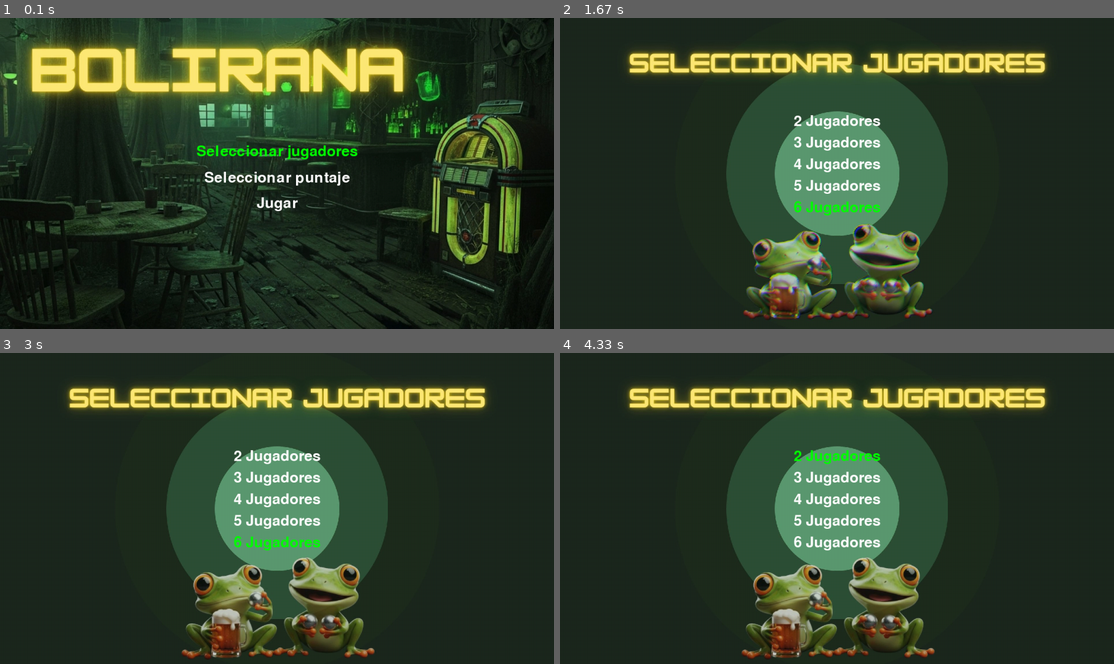
Above: before the commit, frames 1-4 (two rows, left to right).
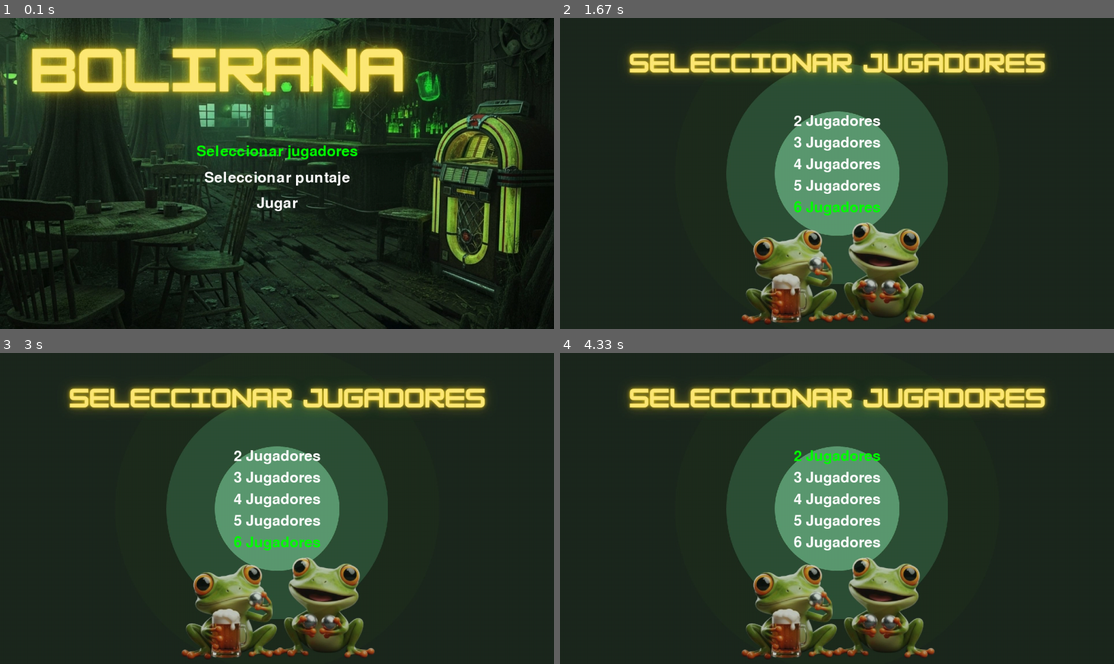
Above: after the commit, the same moments.

Repository: Carclox/bolirana
Game: pygame game, started from game/game.py
Two runs of this game, one before a commit and one after it. Both use one fixed random seed, a clock stepped at 60 frames per second and the inputs below.
Inputs:
- Up to frame 1 (0.1 s): no input
- Up to frame 2 (1.67 s): tap Enter at 0.33 s; hold Up 0.67-1.13 s; hold Down 1.17-1.47 s; hold Up from 1.5 s (still down)
- Up to frame 3 (3 s): release Up at 1.87 s; hold Down 1.9-2.27 s; hold Up 2.3-2.6 s; hold Down 2.63-2.93 s; hold Up from 2.97 s (still down)
- Up to frame 4 (4.33 s): release Up at 3.33 s; hold Down 3.37-3.73 s; hold Up 3.77-4.07 s; hold Down from 4.1 s (still down)

The runs differ from the first frame. In frame 1, less than 0.1% of the frame differs, in the area x 1-2%, y 17-32%; in frame 2, 4.3%, in the area x 32-68%, y 65-99%; in frame 3, less than 0.1%; in frame 4, nothing differs.

Commit message:
actualizacion comentarios del juego

Diff:
--- a/game/game.py
+++ b/game/game.py
@@ -3,30 +3,12 @@
 import os
 
 # --- Función para manejar rutas de recursos en PyInstaller ---
-"""
-def resource_path(relative_path):
-
-    Obtiene la ruta absoluta a un recurso, funciona tanto en desarrollo como en PyInstaller.
-    PyInstaller crea una carpeta temporal y almacena su ruta en _MEIPASS.
-    Esto se hace con objetivo de crear un archivo ejecutable en caso de que se requiera.
-
-    try:
-        # Intenta obtener la ruta base de PyInstaller
-        base_path = sys._MEIPASS
-    except AttributeError:
-        # Si no se está ejecutando desde PyInstaller, usa la ruta actual del script
-        base_path = os.path.abspath(".")
-    # Une la ruta base con la ruta relativa del recurso
-    return os.path.join(base_path, relative_path)
-"""
-
 
 def resource_path(relative_path):
     """
     Obtiene la ruta absoluta a un recurso, compatible con PyInstaller y ejecución normal.
     """
     try:
-        # PyInstaller
         base_path = sys._MEIPASS
     except AttributeError:
         # Directorio donde está este script
@@ -91,7 +73,7 @@
         self.sounds = {}
         self.icon = None
         self.animated_backgrounds = {}
-        # Almacenaremos las rutas de los sonidos para pygame.mixer.music
+        # Almacenar las rutas de los sonidos para pygame.mixer.music porque por alguna razon asi normal no estaba funcionando
         self._sound_paths = {}
         self._load_fonts()
         self._load_sounds()
@@ -130,6 +112,7 @@
             self.sounds['button'] = pygame.mixer.Sound(button_path)
             self.sounds['fanfare'] = pygame.mixer.Sound(fanfare_path)
             # Aunque no se usa el objeto Sound directamente para pygame.mixer.music.load, lo mantenemos por si acaso.
+            # Esto toco hacerlo asi porque esa vaina no queria funcionar
             self.sounds['background'] = pygame.mixer.Sound(background_music_path)
 
             # Almacenar las rutas para el mixer.music.load()
@@ -208,7 +191,7 @@
         self.background_frames = []
         self.current_frame_index = 0
         self.last_frame_time = 0
-        self.animation_speed_ms = 33 #30 FPS para la animación
+        self.animation_speed_ms = 30 #30 FPS para la animación
         self.animation_finished = False
 
     def enter_state(self):
@@ -289,8 +272,7 @@
         self.current_frame_index = 0
         self.last_frame_time = pygame.time.get_ticks()
         self.animation_finished = False
-        # La música de fondo ya está cargada y reproduciéndose desde MenuState o se iniciará si no lo estaba.
-        # No se necesita cargarla de nuevo aquí.
+
 
     def handle_input(self, key_name):
         if key_name == "UP":
@@ -326,8 +308,6 @@
         self.current_frame_index = 0
         self.last_frame_time = pygame.time.get_ticks()
         self.animation_finished = False
-        # La música de fondo ya está cargada y reproduciéndose desde MenuState o se iniciará si no lo estaba.
-        # No se necesita cargarla de nuevo aquí.
 
     def handle_input(self, key_name):
         if key_name == "UP":
@@ -477,7 +457,7 @@
             elif self.selection_index == 1:
                 self.game.set_state(Config.STATE_MENU)
                 self.game.reset_game_state_variables()
-                pygame.mixer.music.stop() # Detener la música al salir de la partida
+                pygame.mixer.music.stop() # Detener la música al salir de la partida ||| revisar que pasa si se comenta esta linea
                 print("Juego: Saliendo de la partida.")
 
     def draw(self, screen):
@@ -560,7 +540,7 @@
         self.winners = []
         self.s_key_pressed_time = 0
 
-        # --- MODIFICACIÓN: Cargar la música de fondo UNA SOLA VEZ al inicio ---
+        #  Cargar la música de fondo UNA SOLA VEZ al inicio, porque cargarla en cada estado se estaba llevando la memoria---
         self.game_music_loaded = False
         background_music_path = self.resources.get_sound_path('background')
         if background_music_path:
@@ -585,9 +565,6 @@
         self.current_state_handler.enter_state()
 
     def set_state(self, new_state):
-        # --- MODIFICACIÓN: Se elimina el stop() general aquí. ---
-        # Ahora cada estado es responsable de controlar pygame.mixer.music
-        # (play, pause, unpause, stop) según su lógica.
         self.current_game_state = new_state
         self.current_state_handler = self.states[new_state]
         self.current_state_handler.enter_state()
@@ -648,8 +625,8 @@
         pygame.quit()
         sys.exit()
 
-# --- Punto de Entrada Principal ---
+# --- Funcion Principal ---
 if __name__ == "__main__":
-    DrawingUtils = DrawingUtils() # Asegúrate de que DrawingUtils esté definida o importada correctamente
+    DrawingUtils = DrawingUtils()
     game = Game()
     game.run()
